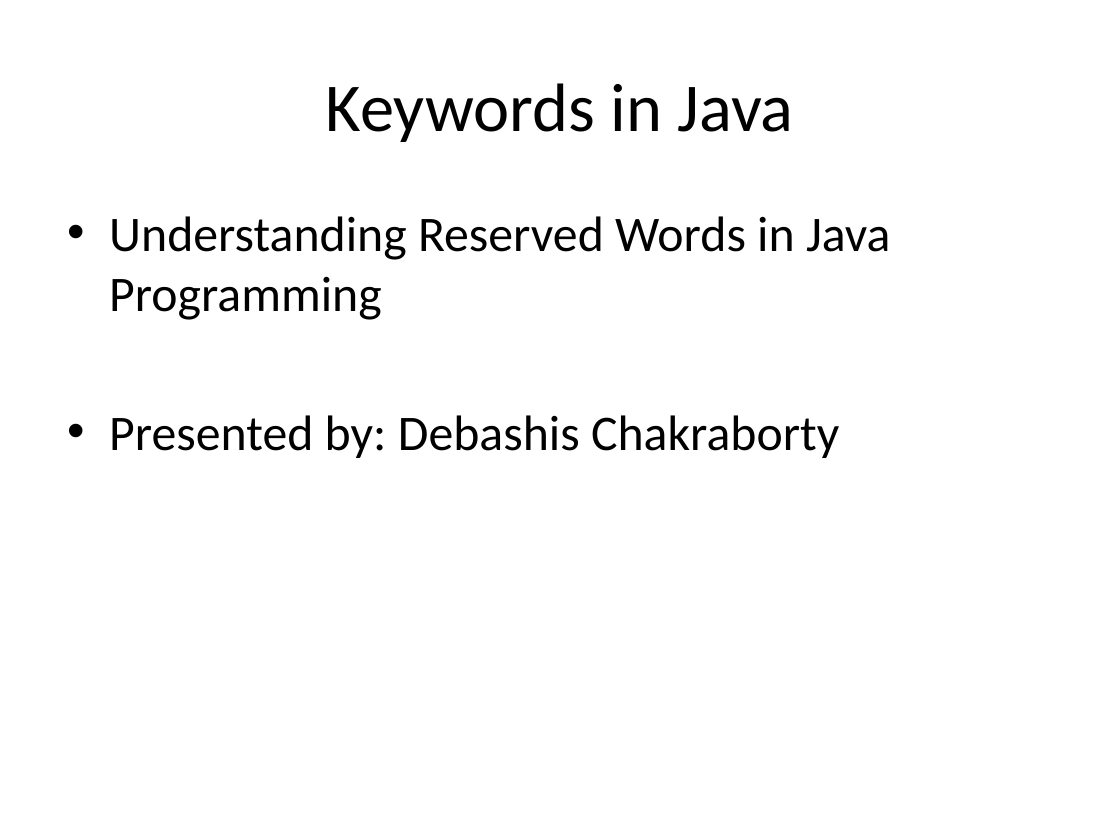
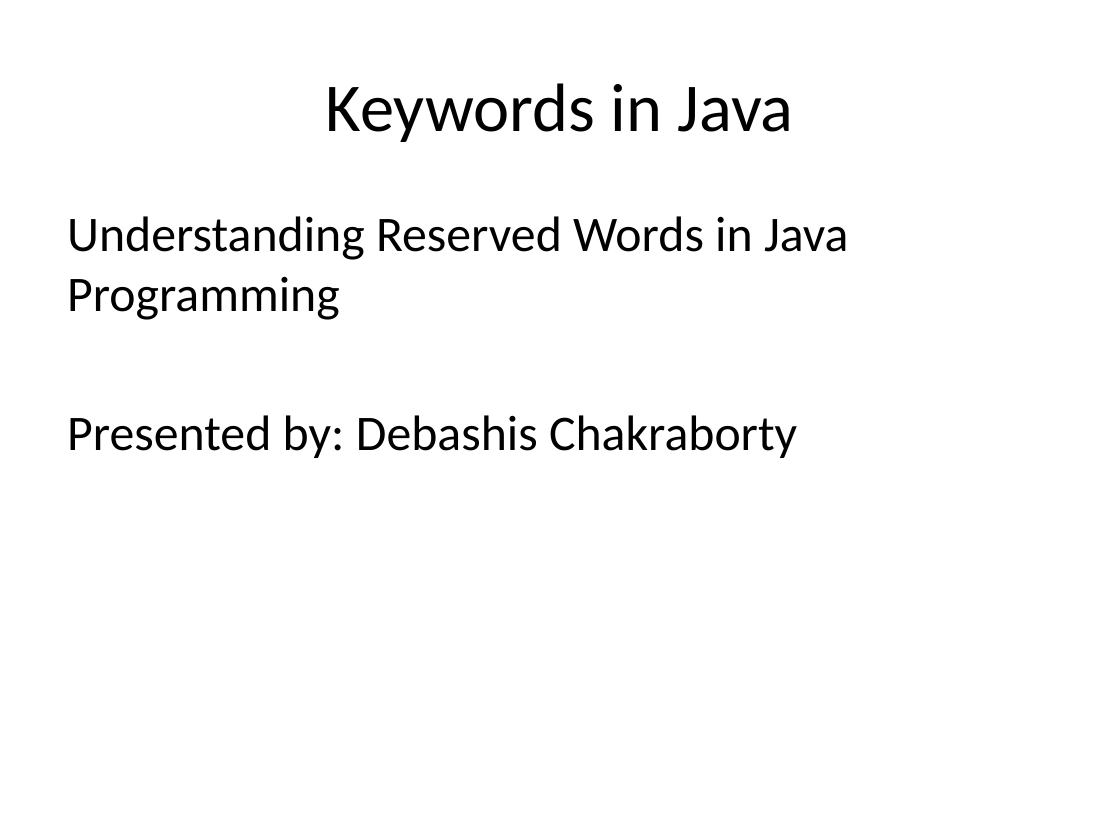
Before and after one commit to pgw3grads/Java-FDP, a slide deck: slide 1 of Keywords/Java_Keywords_Presentation.pptx. Drawn at 1120x840 pixels with LibreOffice and Linux fonts; fonts in the diff are those of the drawing. Boxes give left, top, right and bottom in pixels: in the first picture for what was removed or moved away, otherwise in the second. Text is boxed around its words. In the diff, an @@ line names an element or a change of style, - is before the commit and + after.

```diff
--- a/Keywords/Java_Keywords_Presentation.pptx
+++ b/Keywords/Java_Keywords_Presentation.pptx
@@ text "Understanding Reserved Words in Java ..." at [67,216,849,458]: bullet • to none @@
```
Also in this commit, not shown: 1 slide added.
